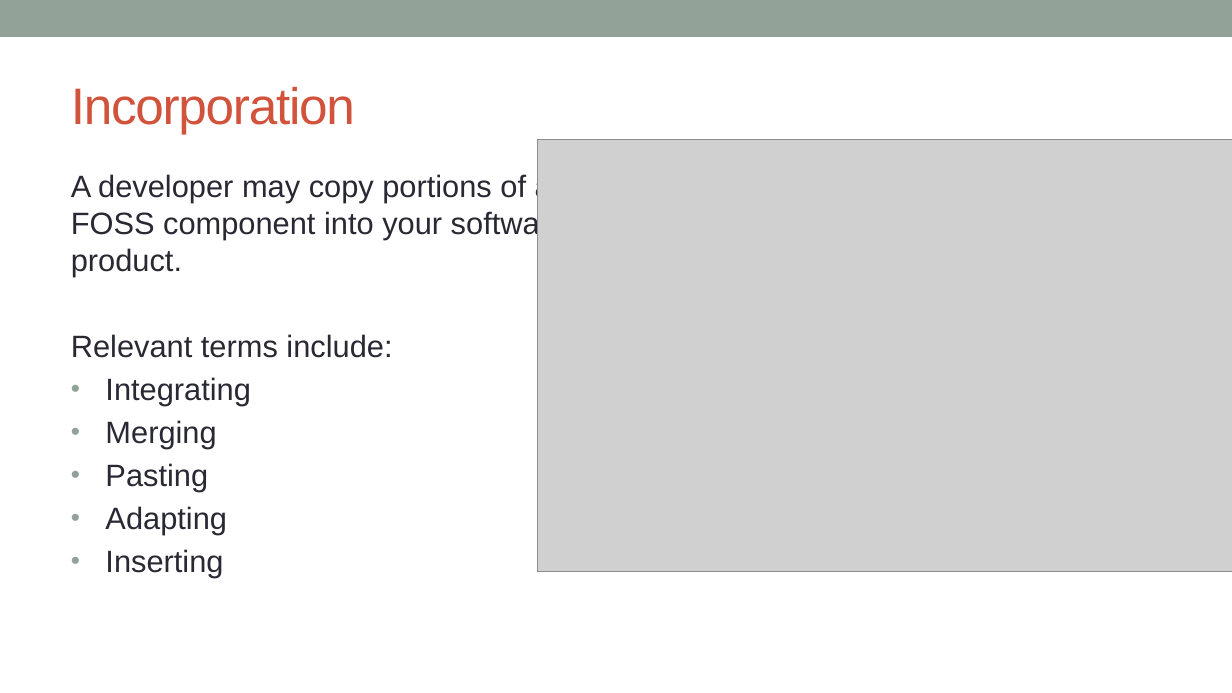
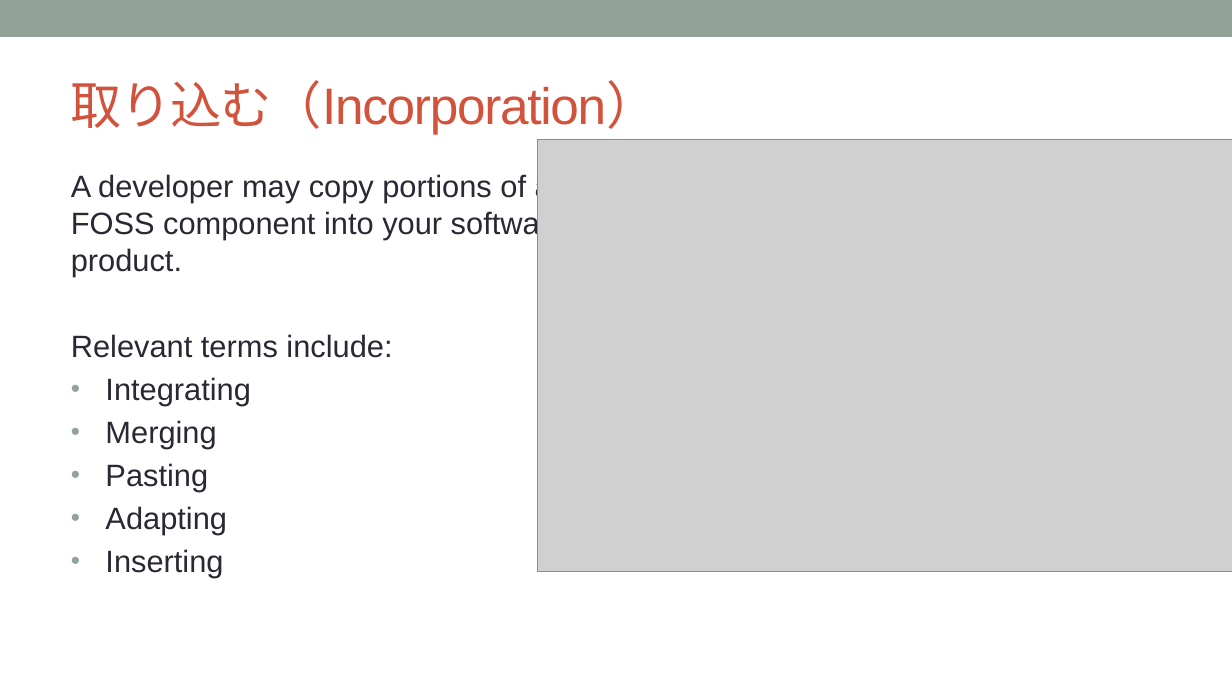
Before and after one commit to OpenChain-Project/Curriculum-Translation-JP, a slide deck: slide 34 of target/openchain-curriculum-release-2.pptx. Drawn at 1232x693 pixels with LibreOffice and Linux fonts; fonts in the diff are those of the drawing; grey boxes stand for pictures; background and template pictures are left out. Boxes give left, top, right and bottom in pixels: in the first picture for what was removed or moved away, otherwise in the second. Text is boxed around its words. In the diff, an @@ line names an element or a change of style, - is before the commit and + after.

```diff
--- a/target/openchain-curriculum-release-2.pptx
+++ b/target/openchain-curriculum-release-2.pptx
@@ title at bbox=[71, 80, 658, 135]: text changed @@
-Incorporation
+取り込む（Incorporation）
```
Also in this commit, not shown: 5 other slides changed, 7 other files.
